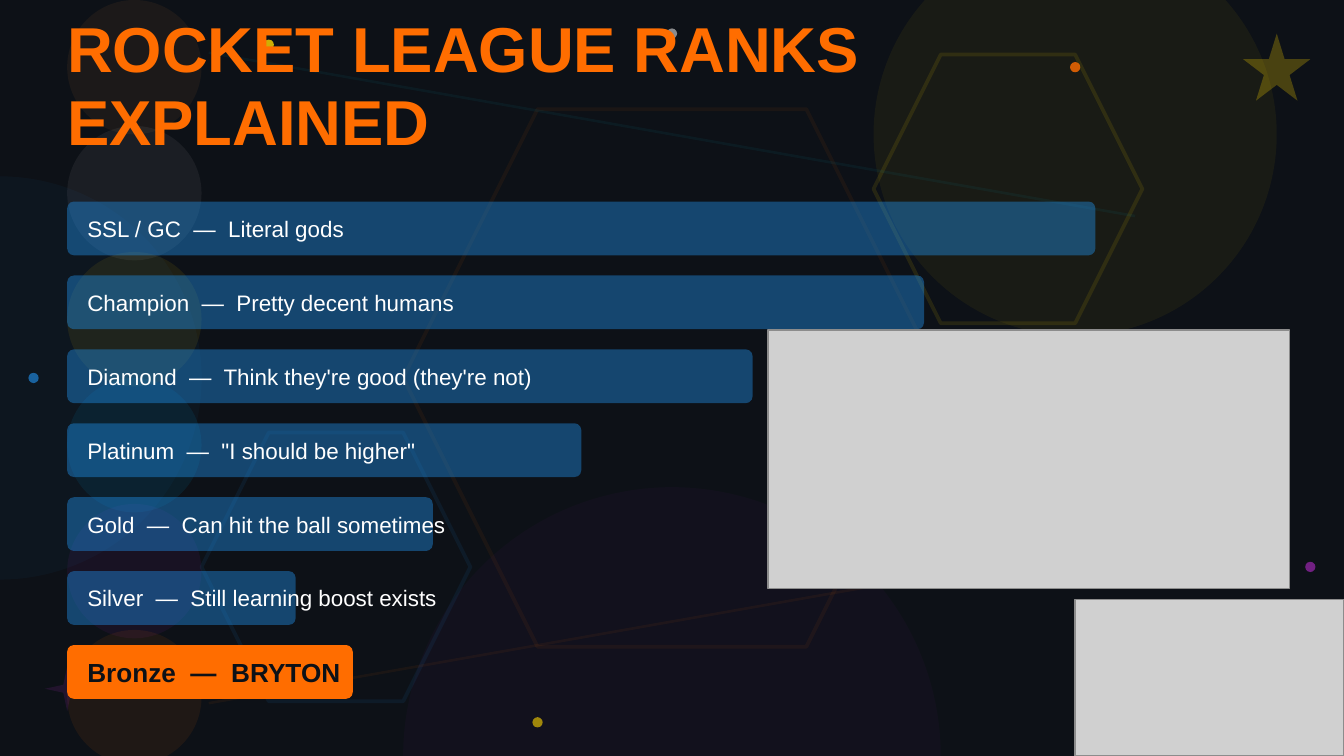
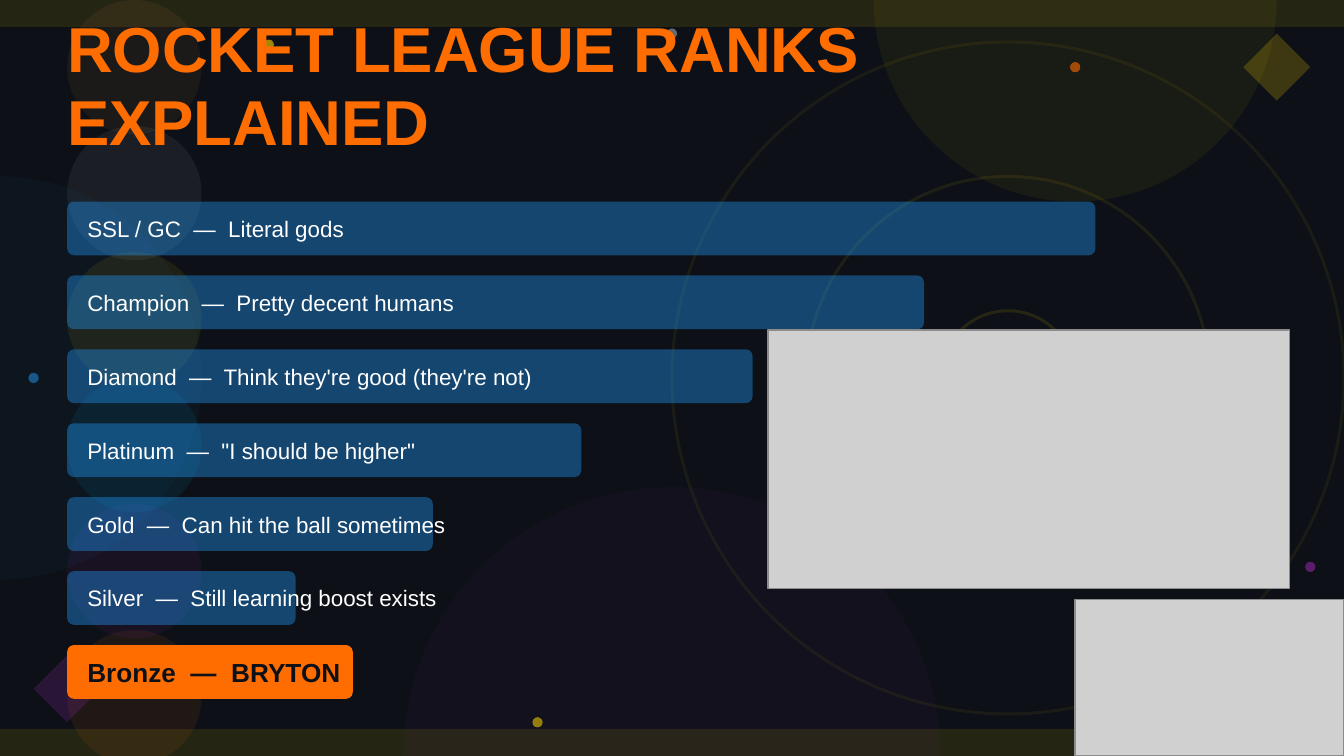
Before and after one commit to coenheinrich-beep/landscape-site-1, a slide deck: slide 2 of rl_bachelor_extra.pptx. Drawn at 1344x756 pixels with LibreOffice and Linux fonts; fonts in the diff are those of the drawing; grey boxes stand for pictures. Boxes give left, top, right and bottom in pixels: in the first picture for what was removed or moved away, otherwise in the second. Text is boxed around its words. In the diff, an @@ line names an element or a change of style, - is before the commit and + after.

```diff
--- a/rl_bachelor_extra.pptx
+++ b/rl_bachelor_extra.pptx
@@ rectangle added at <box>0,0,1344,27</box>, fill #FFD700 at 10% opacity @@
@@ ellipse at <box>667,28,677,39</box>: fill #C0C0C0 at 70% opacity to #C0C0C0 at 50% opacity @@
@@ ellipse: place and size @@
-ellipse at <box>874,0,1277,336</box>
+ellipse at <box>874,0,1277,202</box>
@@ ellipse at <box>263,40,274,51</box>: fill #FFD700 at 80% opacity to #FFD700 at 60% opacity @@
@@ ellipse added at <box>672,42,1344,714</box>, outline #FFD700 1.57 pt @@
@@ hexagon removed at <box>874,55,1142,324</box> @@
@@ star removed at <box>1243,34,1310,101</box> @@
@@ diamond added at <box>1243,34,1310,101</box>, fill #FFD700 at 20% opacity @@
@@ ellipse at <box>1070,62,1081,73</box>: fill #FF6D00 at 80% opacity to #FF6D00 at 60% opacity @@
@@ hexagon removed at <box>403,109,941,646</box> @@
@@ ellipse added at <box>806,176,1210,579</box>, outline #FFD700 1.57 pt @@
@@ ellipse added at <box>941,310,1075,445</box>, outline #FFD700 1.57 pt @@
@@ ellipse at <box>28,372,39,383</box>: fill #2196F3 at 60% opacity to #2196F3 at 50% opacity @@
@@ hexagon removed at <box>202,433,470,702</box> @@
@@ rectangle removed at <box>209,539,1135,705</box> @@
@@ ellipse at <box>1305,562,1316,573</box>: fill #9C27B0 at 70% opacity to #9C27B0 at 55% opacity @@
@@ diamond added at <box>34,656,101,723</box>, fill #9C27B0 at 20% opacity @@
@@ star removed at <box>44,667,89,711</box> @@
@@ ellipse at <box>532,718,543,728</box>: fill #FFD700 at 60% opacity to #FFD700 at 55% opacity @@
@@ rectangle at <box>0,728,1344,755</box>: fill #00BCD4 at 6% opacity to #FFD700 at 10% opacity; rotation 10 to 0 degrees @@
```
Also in this commit, not shown: 8 other slides changed, 1 other file.
